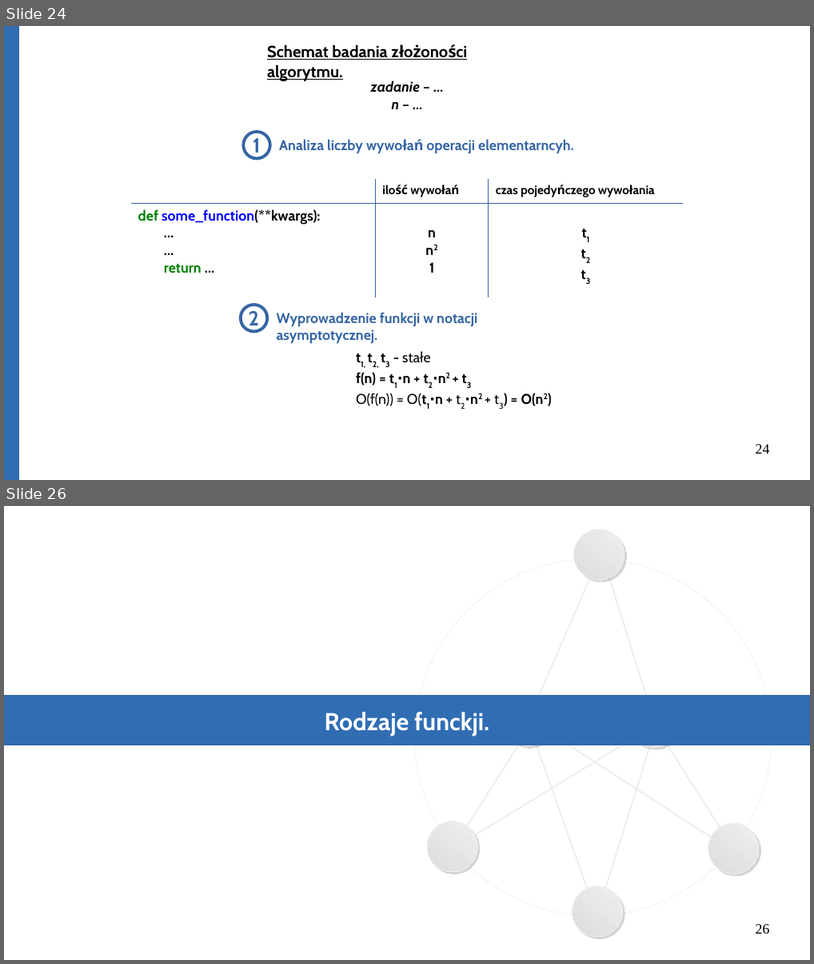
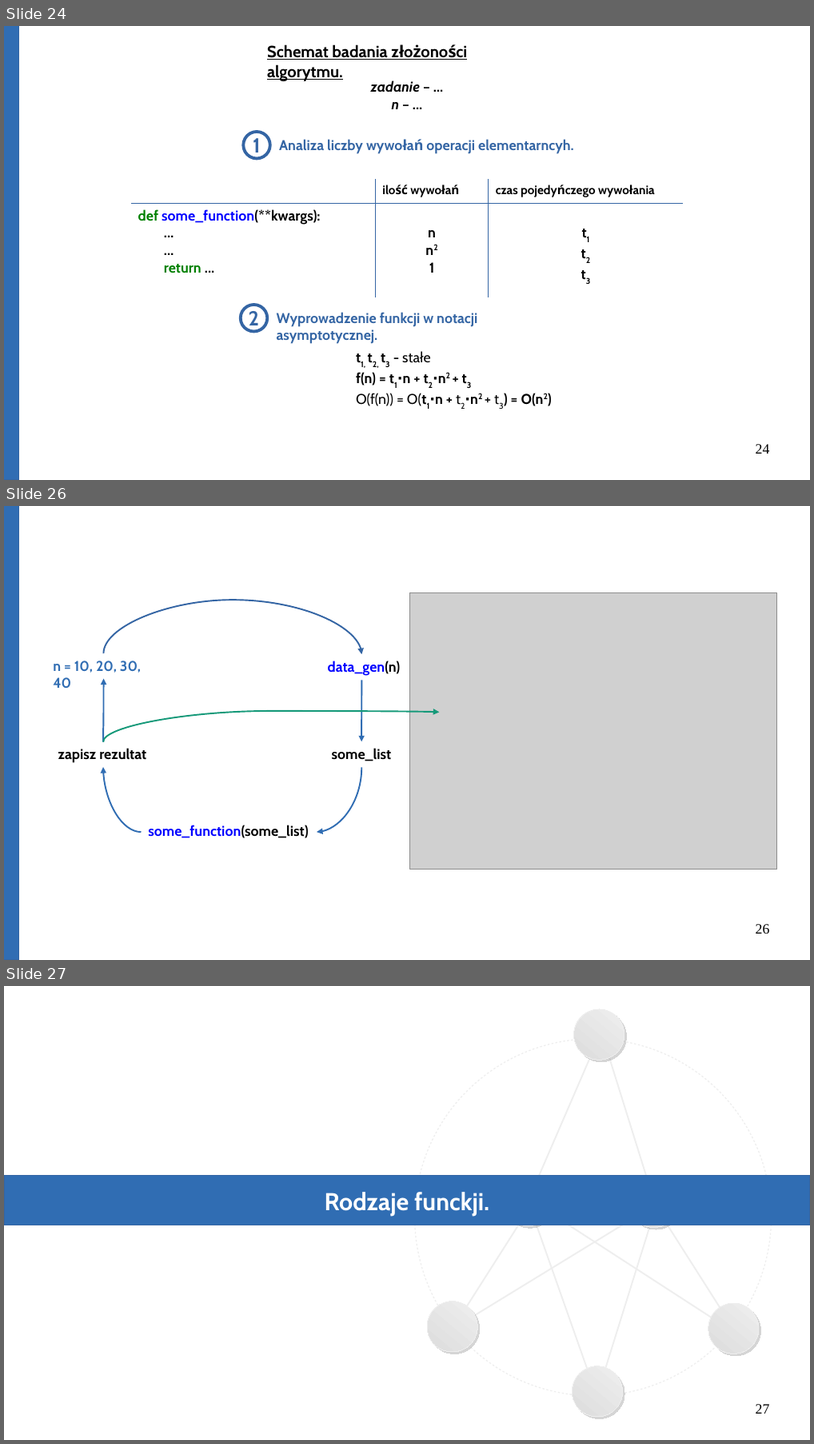
Before and after one commit to Michael-Wisniewski/algorithmic-workshop, a slide deck: gotowa.odp. Shown one above the other, each under a label of ours: slides 24 and 26 before the commit, slides 24, 26 and 27 after it; the slides between them are not shown. The pictures are 814x964 and 814x1444 pixels, drawn with LibreOffice and Linux fonts; fonts in the diff are those of the drawing; grey boxes stand for pictures. Boxes give left, top, right and bottom in pixels: in the first picture for what was removed or moved away, otherwise in the second. Text is boxed around its words. In the diff, an @@ line names an element or a change of style, - is before the commit and + after.

```diff
--- a/gotowa.odp
+++ b/gotowa.odp
@@ slide 26 added at [4, 506, 810, 960], background #FFFFFF @@
@@ rectangle added at [4, 506, 18, 960], fill #306DB3, outline #3465A4 0 pt @@
@@ curved arrow added from (103, 653) to (362, 655), #3465A4 1.5 pt @@
@@ picture added at [410, 593, 778, 870] @@
@@ text added at [53, 660, 141, 688], 14 pt, text #306DB3, bold @@
+n = 10, 20, 30, 40
@@ text added at [328, 660, 401, 676], 14 pt, text #0000FF, bold @@
+data_gen(n)
@@ curved arrow added from (103, 742) to (103, 679), #306DB3 1.5 pt @@
@@ curved arrow added from (362, 680) to (362, 742), #306DB3 1.5 pt @@
@@ curved arrow added from (103, 742) to (439, 712), #159979 1.5 pt @@
@@ text added at [58, 748, 146, 763], 14 pt, text #000000, bold @@
+zapisz rezultat
@@ curved arrow added from (142, 832) to (103, 768), #306DB3 1.5 pt @@
@@ curved arrow added from (362, 768) to (317, 832), #306DB3 1.5 pt @@
@@ text added at [332, 748, 392, 761], 14 pt, text #000000, bold @@
+some_list
@@ text added at [148, 824, 308, 838], 14 pt, text #0000FF, bold @@
+some_function(some_list)
@@ page number added at [756, 924, 770, 933], 14 pt, text #000000 @@
+26
@@ what was slide 26 is now slide 27 @@
@@ page number at [756, 1404, 770, 1413]: text changed @@
-26
+27
```
Also in this commit, not shown: 13 slides changed, 3 other slides added, 1 slide removed, 7 other files.
